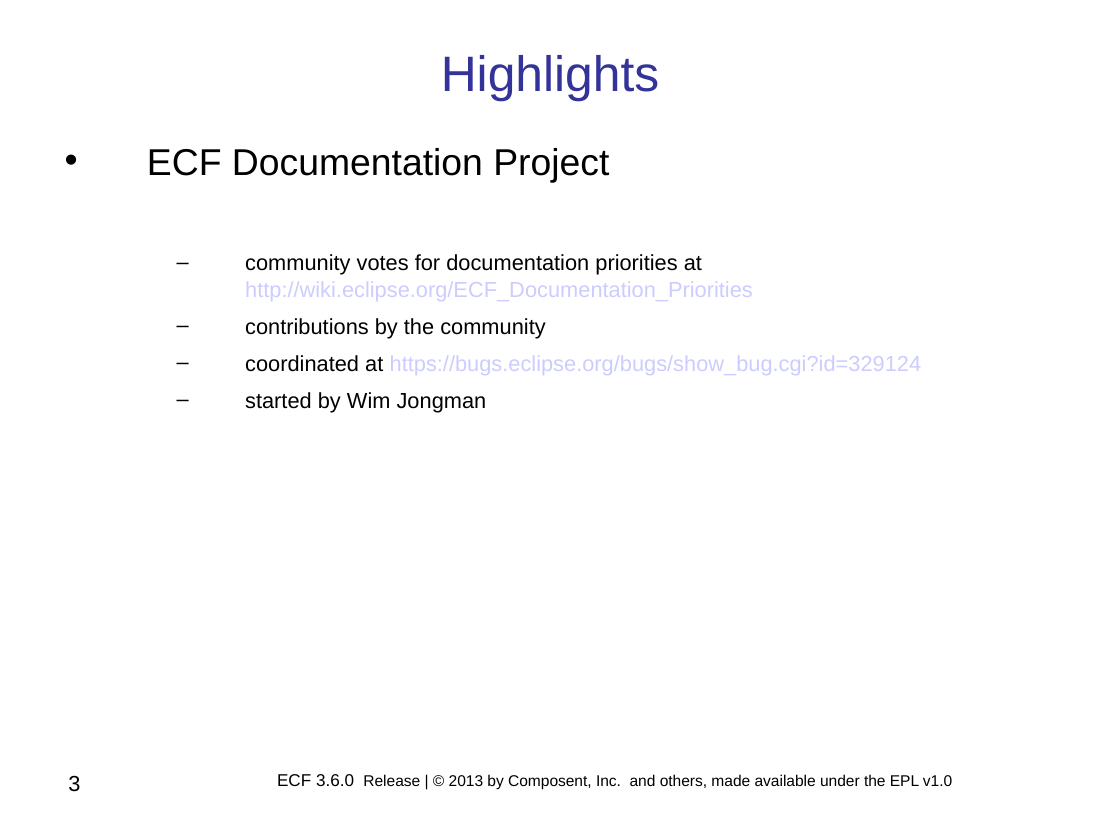
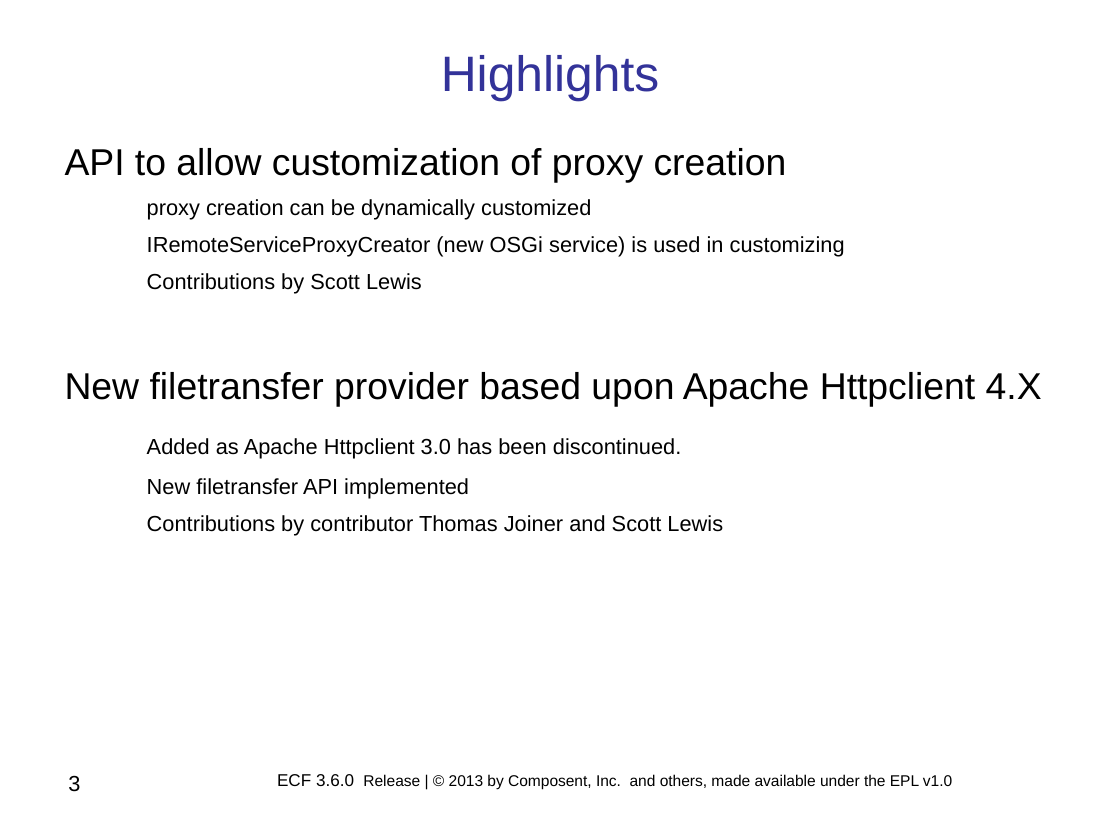
Before and after one commit to eclipse/ecf-website, a slide deck: slide 3 of reviews/ECF_Project_3.6.0_Release_Review.ppt. Drawn at 1120x840 pixels with LibreOffice and Linux fonts; fonts in the diff are those of the drawing; background and template pictures are left out. Boxes give left, top, right and bottom in pixels: in the first picture for what was removed or moved away, otherwise in the second. Text is boxed around its words. In the diff, an @@ line names an element or a change of style, - is before the commit and + after.

Commit message:
Changes to 3.6.0 release review slides.  Contribution from Tishan

```diff
--- a/reviews/ECF_Project_3.6.0_Release_Review.ppt
+++ b/reviews/ECF_Project_3.6.0_Release_Review.ppt
@@ text at box(65, 148, 1042, 536): text changed @@
-• ECF Documentation Project
-  – community votes for documentation priorities at http://wiki.eclipse.org/ECF_Documentation_Priorities
-  – contributions by the community
-  – coordinated at https://bugs.eclipse.org/bugs/show_bug.cgi?id=329124
-  – started by Wim Jongman
+API to allow customization of proxy creation
+proxy creation can be dynamically customized
+IRemoteServiceProxyCreator (new OSGi service) is used in customizing
+Contributions by Scott Lewis
+New filetransfer provider based upon Apache Httpclient 4.X
+Added as Apache Httpclient 3.0 has been discontinued.
+New filetransfer API implemented
+Contributions by contributor Thomas Joiner and Scott Lewis
```
Also in this commit, not shown: 7 other slides changed, 1 slide added, 1 slide removed.
